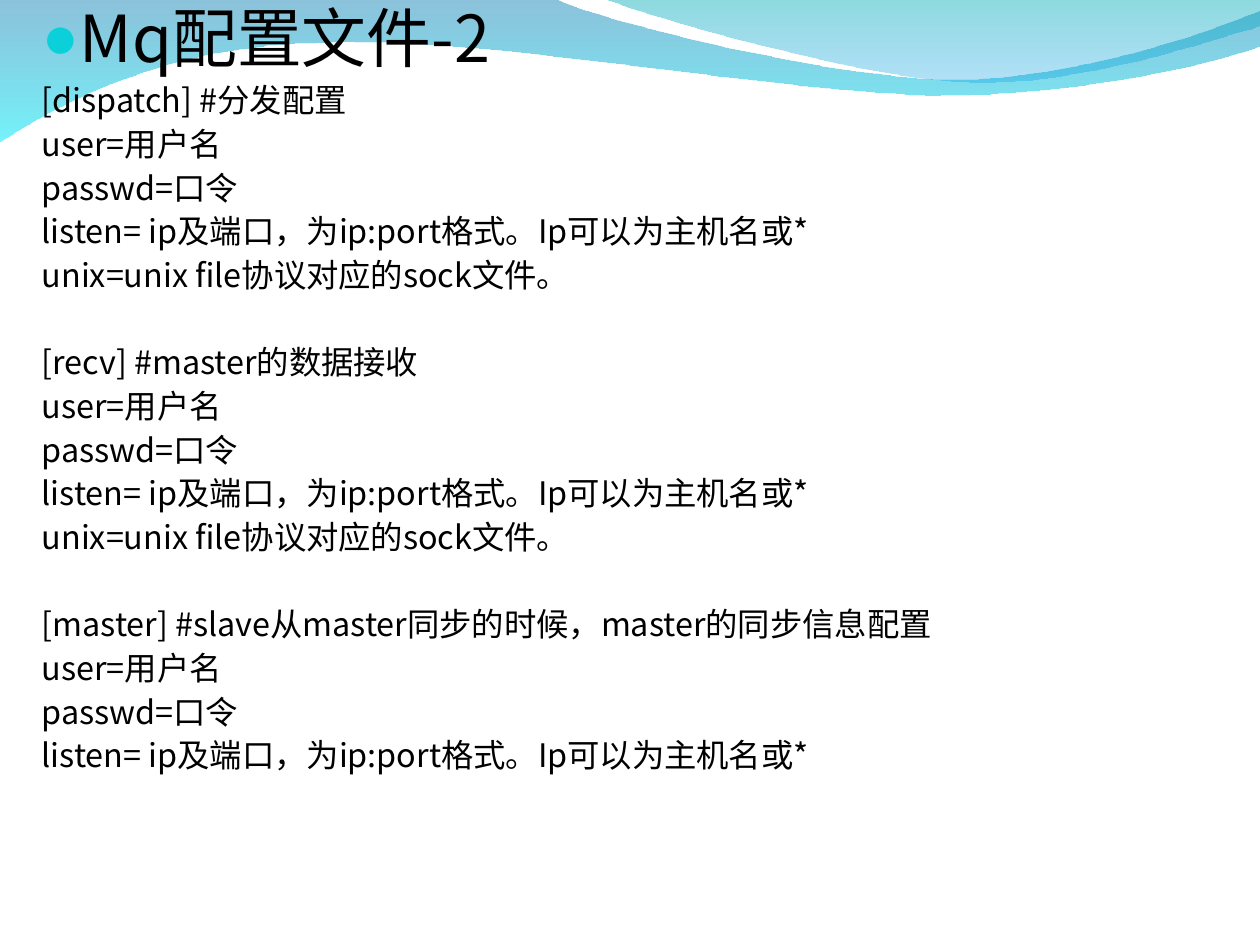
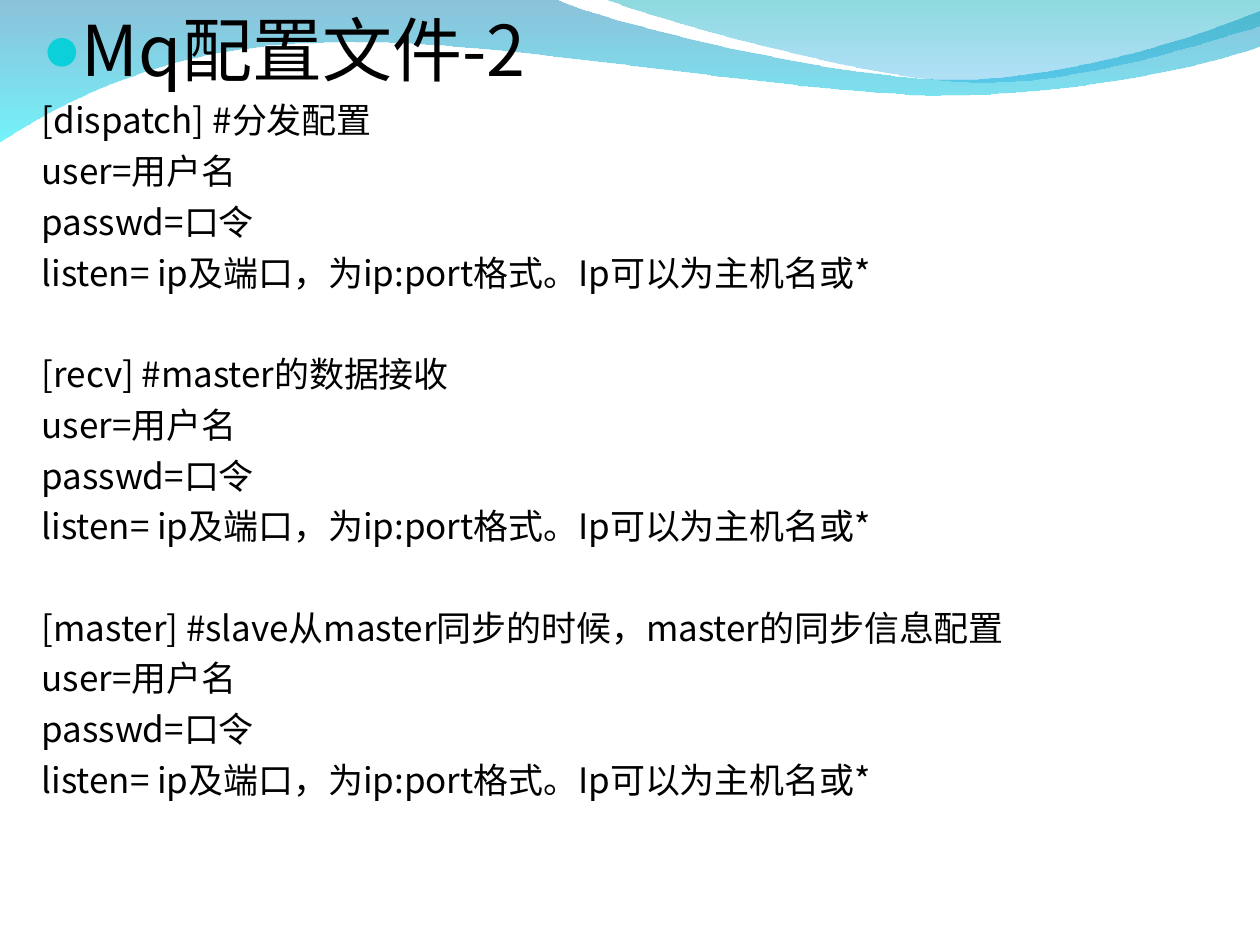
Before and after one commit to burstas/cwinux-mq, a slide deck: slide 10 of mq/doc/mq_introduce.ppt. Drawn at 1260x945 pixels with LibreOffice and Linux fonts; fonts in the diff are those of the drawing; background and template pictures are left out. Boxes give left, top, right and bottom in pixels: in the first picture for what was removed or moved away, otherwise in the second. Text is boxed around its words. In the diff, an @@ line names an element or a change of style, - is before the commit and + after.

```diff
--- a/mq/doc/mq_introduce.ppt
+++ b/mq/doc/mq_introduce.ppt
@@ text "Mq配置文件-2" at (42, 17, 1004, 801): size 29.6 to 32 pt in "Mq配置文件-2"; size 14.8 to 16 pt; line spacing 0.9 to 1 @@
@@ text at (42, 259, 569, 290): paragraph removed @@
-unix=unix file协议对应的sock文件。
@@ text at (42, 521, 569, 552): paragraph removed @@
-unix=unix file协议对应的sock文件。
```
Also in this commit, not shown: 4 other slides changed, 1 slide removed.
